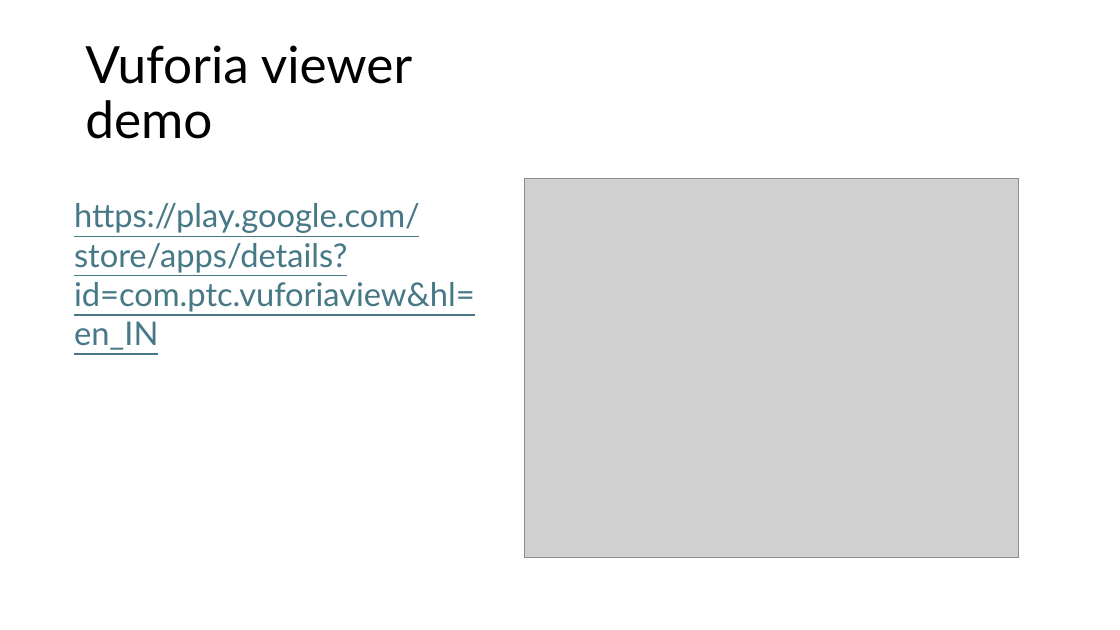
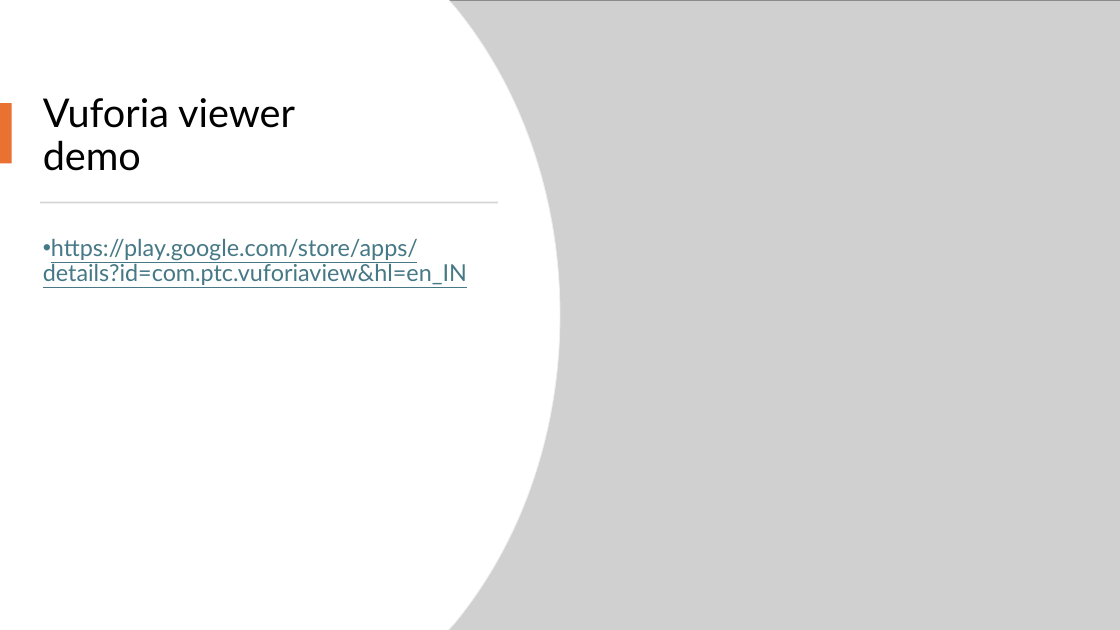
Before and after one commit to inamdarchaitanya/JPP_SIG_CP2, a slide deck: slide 6 of Documents/Introduction to Immersive Technologies.pptx. Drawn at 1120x630 pixels with LibreOffice and Linux fonts; fonts in the diff are those of the drawing; grey boxes stand for pictures. Boxes give left, top, right and bottom in pixels: in the first picture for what was removed or moved away, otherwise in the second. Text is boxed around its words. In the diff, an @@ line names an element or a change of style, - is before the commit and + after.

```diff
--- a/Documents/Introduction to Immersive Technologies.pptx
+++ b/Documents/Introduction to Immersive Technologies.pptx
@@ freeform shape added at (0,0,560,630), fill #FFFFFF, outline #EFEFEF 0.75 pt @@
@@ freeform shape added at (0,0,560,630), fill #FFFFFF @@
@@ picture: place and size @@
-picture at (525,178,1018,558)
+picture at (449,0,1120,630)
@@ title "Vuforia viewer demo": place and size @@
-title "Vuforia viewer demo" at (85,45,412,139)
+title "Vuforia viewer demo" at (43,98,295,171)
@@ title "Vuforia viewer demo" at (43,98,295,171): size 44 to 34 pt @@
@@ rectangle added at (0,103,12,164), fill #E97132 @@
@@ rectangle added at (40,202,498,203), fill #D5D5D5 @@
@@ text "https://play.google.com/store/apps/details?id=com.ptc.vufori ...": place and size @@
-text "https://play.google.com/store/apps/details?id=com.ptc.vufori ..." at (74,203,475,350)
+text "https://play.google.com/store/apps/details?id=com.ptc.vufori ..." at (43,239,467,285)
@@ text "https://play.google.com/store/apps/details?id=com.ptc.vufori ..." at (43,239,467,285): size 28 to 20 pt; bullet none to •; line spacing 1 to 0.9; more space between paragraphs @@
```
Also in this commit, not shown: 7 other slides changed, 2 slides added.
